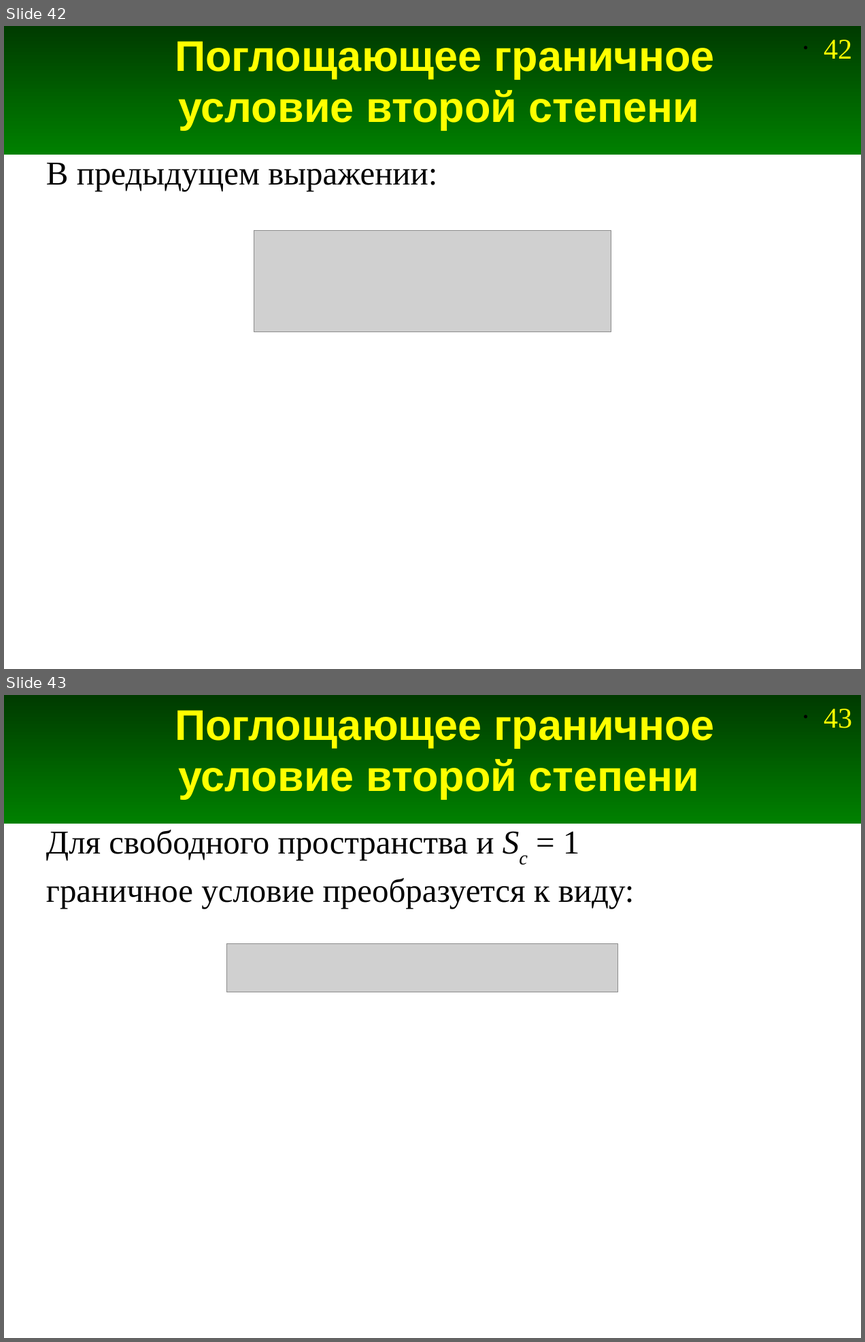
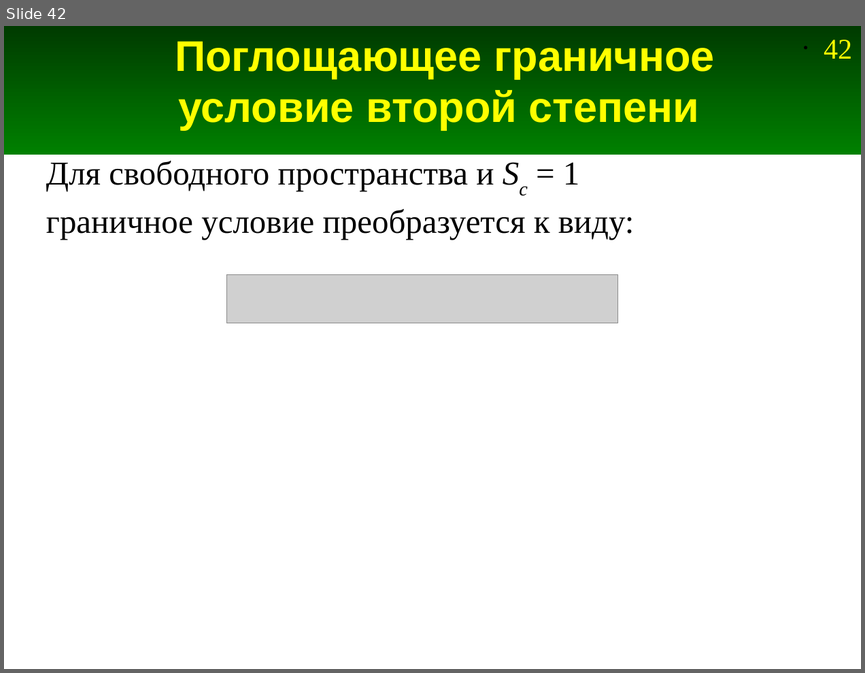
Before and after one commit to Jenyay/modelling, a slide deck: fdtd/presentations/09. FDTD-1D ABC.odp. Shown one above the other, each under a label of ours: slides 42 and 43 before the commit, slide 42 after it. The pictures are 865x1342 and 865x673 pixels, drawn with LibreOffice and Linux fonts; fonts in the diff are those of the drawing; grey boxes stand for pictures. Boxes give left, top, right and bottom in pixels: in the first picture for what was removed or moved away, otherwise in the second. Text is boxed around its words. In the diff, an @@ line names an element or a change of style, - is before the commit and + after.

Commit message:
Обновление презантации про ABC первой степени. Обновление исходников

```diff
--- a/fdtd/presentations/09. FDTD-1D ABC.odp
+++ b/fdtd/presentations/09. FDTD-1D ABC.odp
@@ slide 42 removed at [4,26,861,669], background #FFFFFF; not listed: 2 template elements that a slide beside it also shows @@
@@ title removed at [175,41,714,130] @@
-Поглощающее граничное условие второй степени
@@ text removed at [46,163,437,191] @@
-В предыдущем выражении:
@@ picture removed at [254,231,611,332] @@
@@ what was slide 43 is now slide 42 @@
@@ page number at [823,40,852,59]: text changed @@
-• 43
+• 42
```
Also in this commit, not shown: 5 slides changed, 2 other files.
